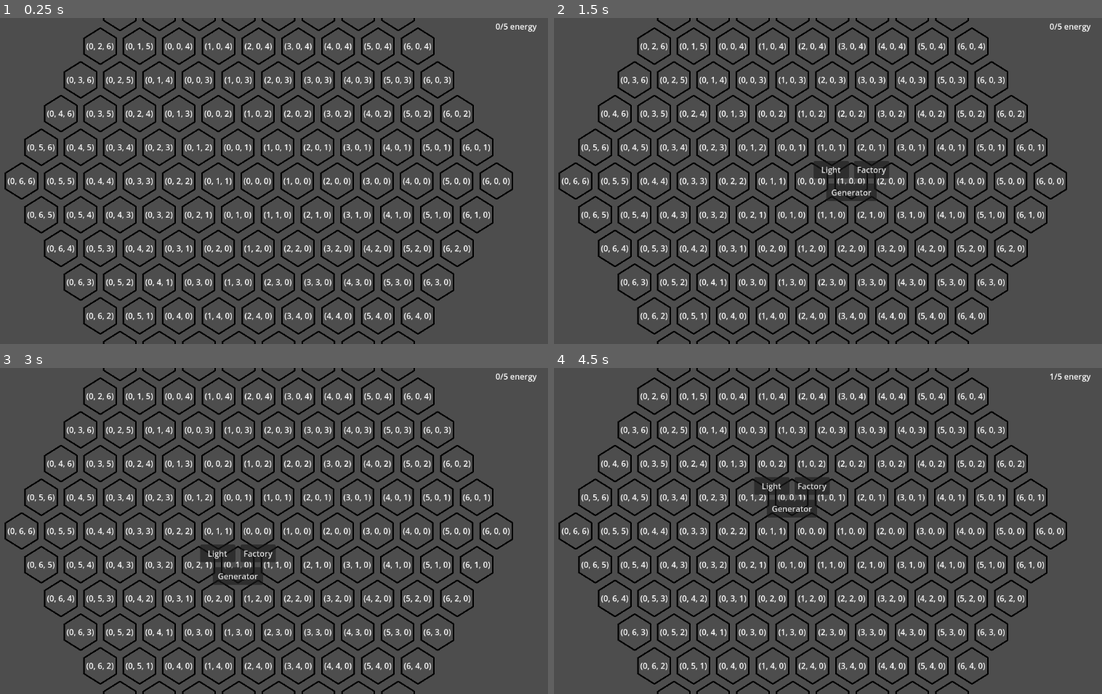
Above: before the commit, frames 1-4 (two rows, left to right).
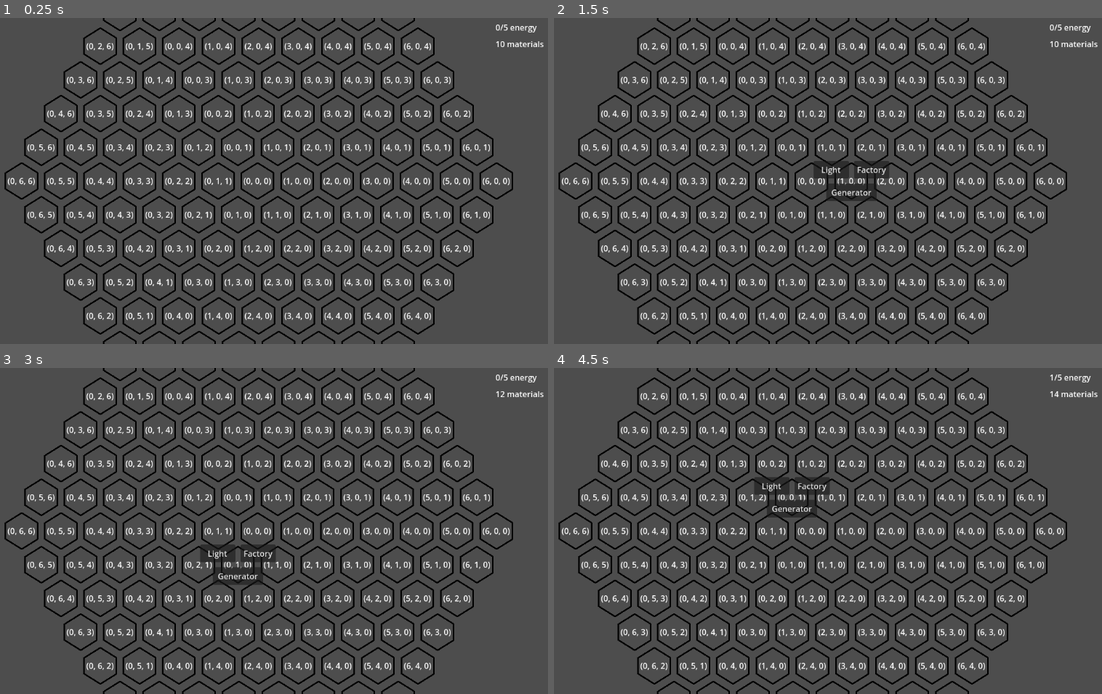
Above: after the commit, the same moments.

Repository: KlaimP/GameJam2.0
Game: Godot game, scene res://main.tscn
The game is run twice, just before and just after one commit, with the same random seed, the same clock (stepped at 60 frames per second) and the same inputs.
Inputs (mouse positions are in pixels of both pictures, inside the frame that each line leads up to):
- Up to frame 1 (0.25 s): no input
- Up to frame 2 (1.5 s): tap Enter at 0.5 s; press the mouse at (811, 181) at 0.53 s; tap Space at 1.25 s; move the mouse to (849, 181) at 1.27 s; release the mouse at (849, 181) at 1.28 s; click (849, 181) at 1.35 s
- Up to frame 3 (3 s): click "Factory" at 2 s; tap Enter at 2.75 s; move the mouse to (235, 563) at 2.77 s; press the mouse at (235, 563) at 2.78 s
- Up to frame 4 (4.5 s): release the mouse at (789, 563) at 3.5 s; click "Light" at 3.5 s; tap Space at 4.25 s; move the mouse to (789, 498) at 4.27 s; click (789, 498) at 4.35 s

The runs differ from the first frame. In frame 1, 0.2% of the frame differs, in the area x 90-100%, y 1-9%; in frame 2, 0.2%; in frame 3, 0.2%; in frame 4, 0.2%.

Commit message:
доделка

Diff:
--- a/components/Castle.gd
+++ b/components/Castle.gd
@@ -1,11 +1,13 @@
 extends Node2D
 
-var curMaterials = 10
-var maxEnergy = 5
-var consumedEnergy = 0
+var curMaterials := 10
+var maxEnergy := 5
+var consumedEnergy := 0
+var price := 2
 
 func _ready():
 	EventBus.castle = self
+	EventBus.end_turn.connect(func():EventBus.start_turn.emit())
 
 func add_materials(materials):
 	curMaterials += materials
@@ -13,6 +15,7 @@
 func take_materials(needed_materials):
 	if needed_materials > curMaterials:
 		return false
+	curMaterials-=needed_materials
 	return true
 
 func take_energy(needed_energy):
--- a/components/Factory.gd
+++ b/components/Factory.gd
@@ -1,3 +1,12 @@
 extends Node2D
 
 var work := true
+var materialGeneration := 2
+var castle
+
+func _ready():
+	castle = EventBus.castle
+	EventBus.start_turn.connect(turn)
+
+func turn():
+	castle.add_materials(materialGeneration)
--- a/components/Light.gd
+++ b/components/Light.gd
@@ -7,13 +7,13 @@
 
 
 func _ready():
+	EventBus.end_turn.connect(start_turn)
 	castle = EventBus.castle
 	work = working()
 
-func _process(delta):
+func start_turn():
 	if !work:
-		if working():
-			work = true
+		work=working()
 
 func working() -> bool:
 	var _get = castle.take_energy(energyConsum)
--- a/main.tscn
+++ b/main.tscn
@@ -1,8 +1,9 @@
-[gd_scene load_steps=5 format=3 uid="uid://cekqs0p5phe45"]
+[gd_scene load_steps=6 format=3 uid="uid://cekqs0p5phe45"]
 
 [ext_resource type="Script" path="res://map/map.gd" id="1_n1bfs"]
 [ext_resource type="Script" path="res://scripts/LabelEnergy.gd" id="2_mnvyg"]
 [ext_resource type="PackedScene" uid="uid://banikacfenxpm" path="res://components/BuildMenu.tscn" id="2_x1yqp"]
+[ext_resource type="Script" path="res://scripts/LabelMaterial.gd" id="3_gq00a"]
 [ext_resource type="Script" path="res://Dark.gd" id="3_jrs5i"]
 
 [node name="Main" type="Node2D"]
@@ -23,11 +24,20 @@
 [node name="Label" type="Label" parent="Camera2D/Control"]
 layout_mode = 0
 offset_left = 472.0
-offset_top = -319.0
+offset_top = -317.0
 offset_right = 543.0
-offset_bottom = -296.0
+offset_bottom = -294.0
 text = "Energy: 0"
 script = ExtResource("2_mnvyg")
+
+[node name="Label2" type="Label" parent="Camera2D/Control"]
+layout_mode = 0
+offset_left = 472.0
+offset_top = -284.0
+offset_right = 543.0
+offset_bottom = -261.0
+text = "Energy: 0"
+script = ExtResource("3_gq00a")
 
 [node name="BuildMenu" parent="." instance=ExtResource("2_x1yqp")]
 visible = false
--- a/map/tile.gd
+++ b/map/tile.gd
@@ -30,3 +30,4 @@
 	building = newBuild
 	newBuild.position = Vector2.ZERO
 	newBuild.set_build(type)
+	EventBus.end_turn.emit()
--- a/scripts/EventBus.gd
+++ b/scripts/EventBus.gd
@@ -3,5 +3,6 @@
 signal open_buid_menu(tile)
 
 signal end_turn
+signal start_turn
 
 var castle;
--- /dev/null
+++ b/scripts/LabelMaterial.gd
@@ -0,0 +1,10 @@
+extends Label
+
+var castle
+
+func _ready():
+	castle = EventBus.castle
+
+
+func _process(delta):
+	text =  str(castle.curMaterials) +" materials"
